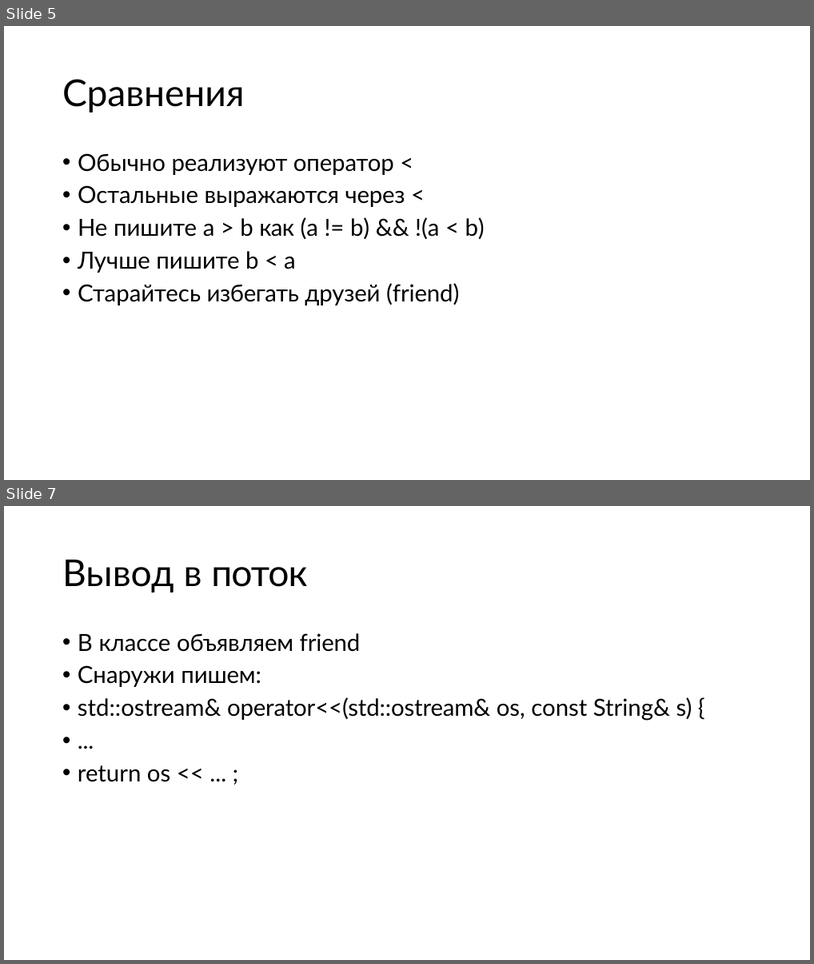
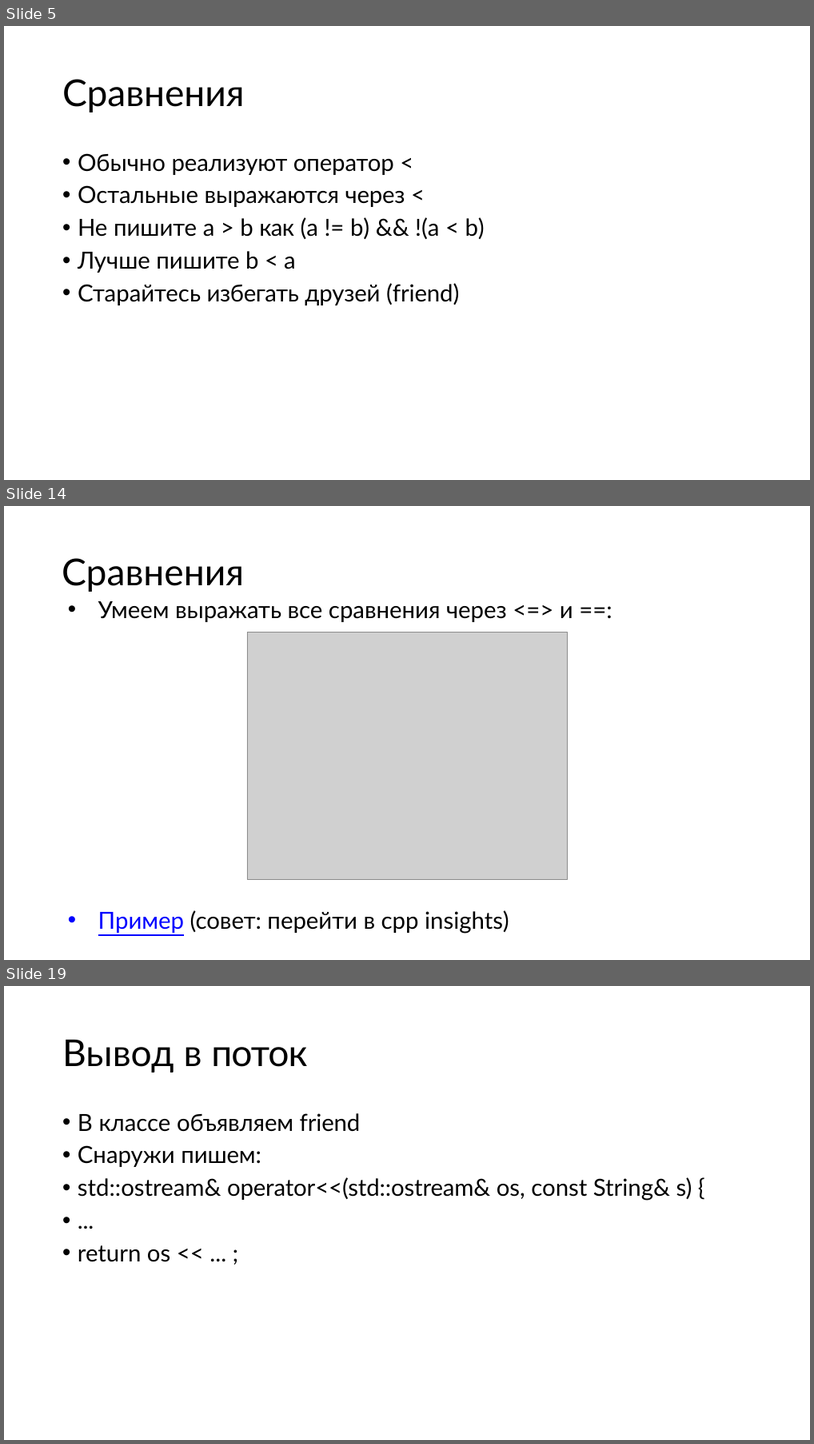
Before and after one commit to kostya2709/C_Plus_Plus_seminars, a slide deck: fall/sem_9_overload/presentations/Семинар_9.pptx. Shown one above the other, each under a label of ours: slides 5 and 7 before the commit, slides 5, 14 and 19 after it; the slides between them are not shown. The pictures are 814x964 and 814x1444 pixels, drawn with LibreOffice and Linux fonts; fonts in the diff are those of the drawing; grey boxes stand for pictures. Boxes give left, top, right and bottom in pixels: in the first picture for what was removed or moved away, otherwise in the second. Text is boxed around its words. In the diff, an @@ line names an element or a change of style, - is before the commit and + after.

```diff
--- a/fall/sem_9_overload/presentations/Семинар_9.pptx
+++ b/fall/sem_9_overload/presentations/Семинар_9.pptx
@@ slide 14 added at bbox=[4, 506, 810, 960], background #FFFFFF @@
@@ title added at bbox=[62, 558, 244, 592], 44 pt, text #000000 @@
+Сравнения
@@ text added at bbox=[98, 601, 574, 932], 28 pt, text #000000 @@
+• Умеем выражать все сравнения через <=> и ==:
+• Пример (совет: перейти в cpp insights)
@@ picture added at bbox=[247, 632, 567, 880] @@
@@ what was slide 7 is now slide 19 @@
```
Also in this commit, not shown: 1 slide changed, 11 other slides added, 25 other files.
